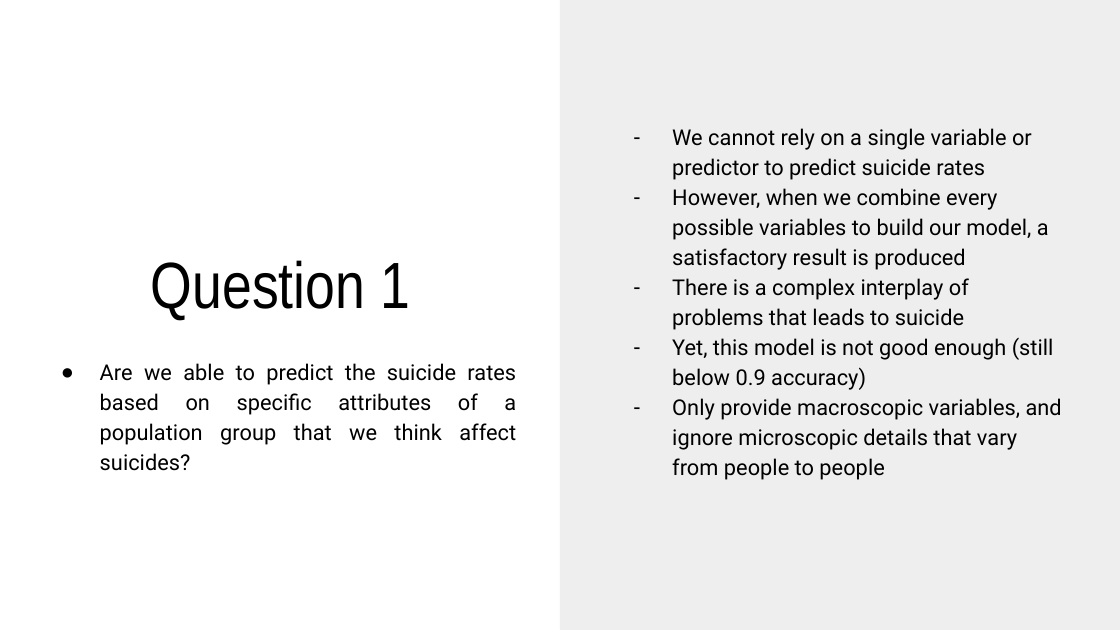
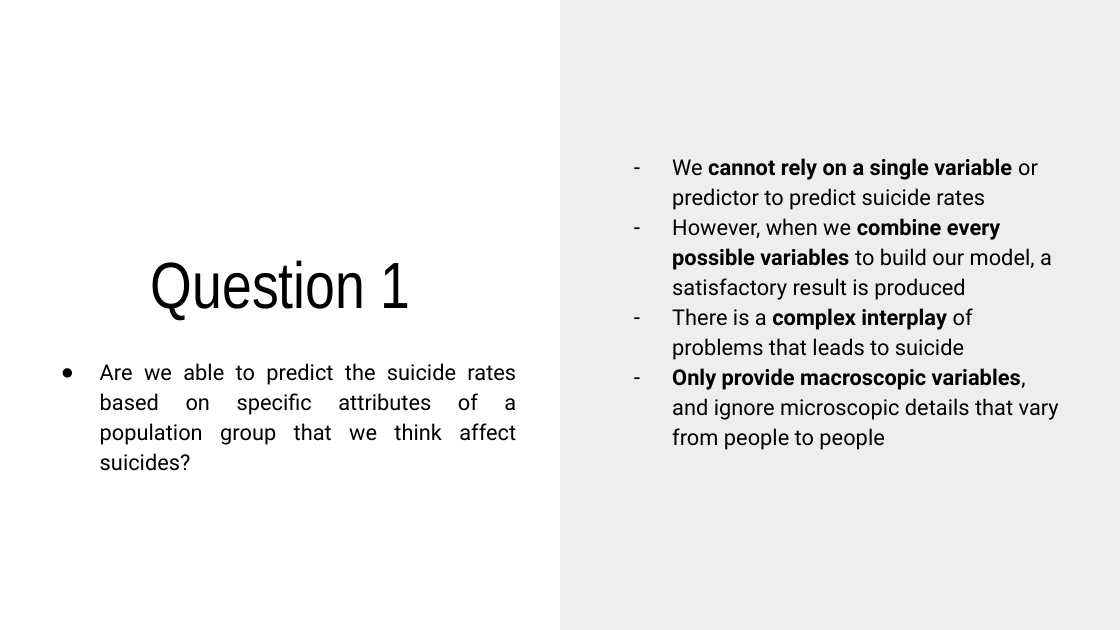
Before and after one commit to BernardLesley/Data_Analysis_Suicide_Rate, a slide deck: slide 45 of SC1015 Slides.pptx. Drawn at 1120x630 pixels with LibreOffice and Linux fonts; fonts in the diff are those of the drawing. Boxes give left, top, right and bottom in pixels: in the first picture for what was removed or moved away, otherwise in the second. Text is boxed around its words. In the diff, an @@ line names an element or a change of style, - is before the commit and + after.

```diff
--- a/SC1015 Slides.pptx
+++ b/SC1015 Slides.pptx
@@ text "We cannot rely on a ..." at [672,158,1059,450]: bold on in "cannot rely on a single variable", "combine every possible variables", "complex interplay", "Only provide macroscopic variables," @@
@@ text at [672,338,1054,390]: paragraph removed @@
-– Yet, this model is not good enough (still below 0.9 accuracy)
```
Also in this commit, not shown: 4 other slides changed.
